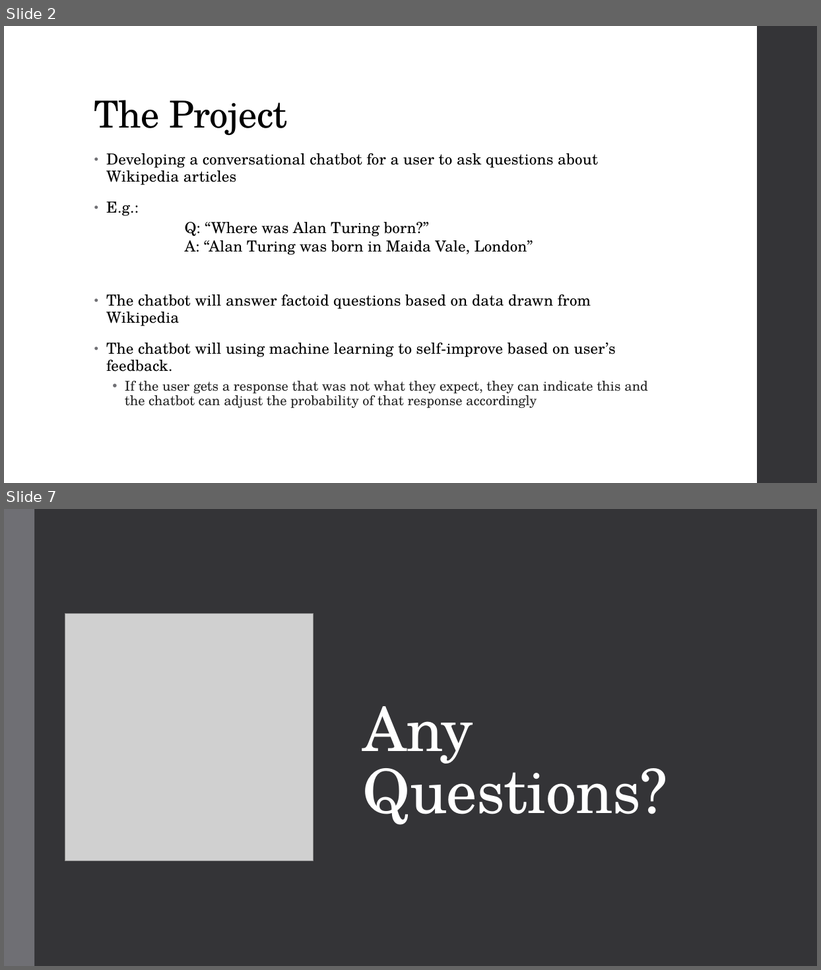
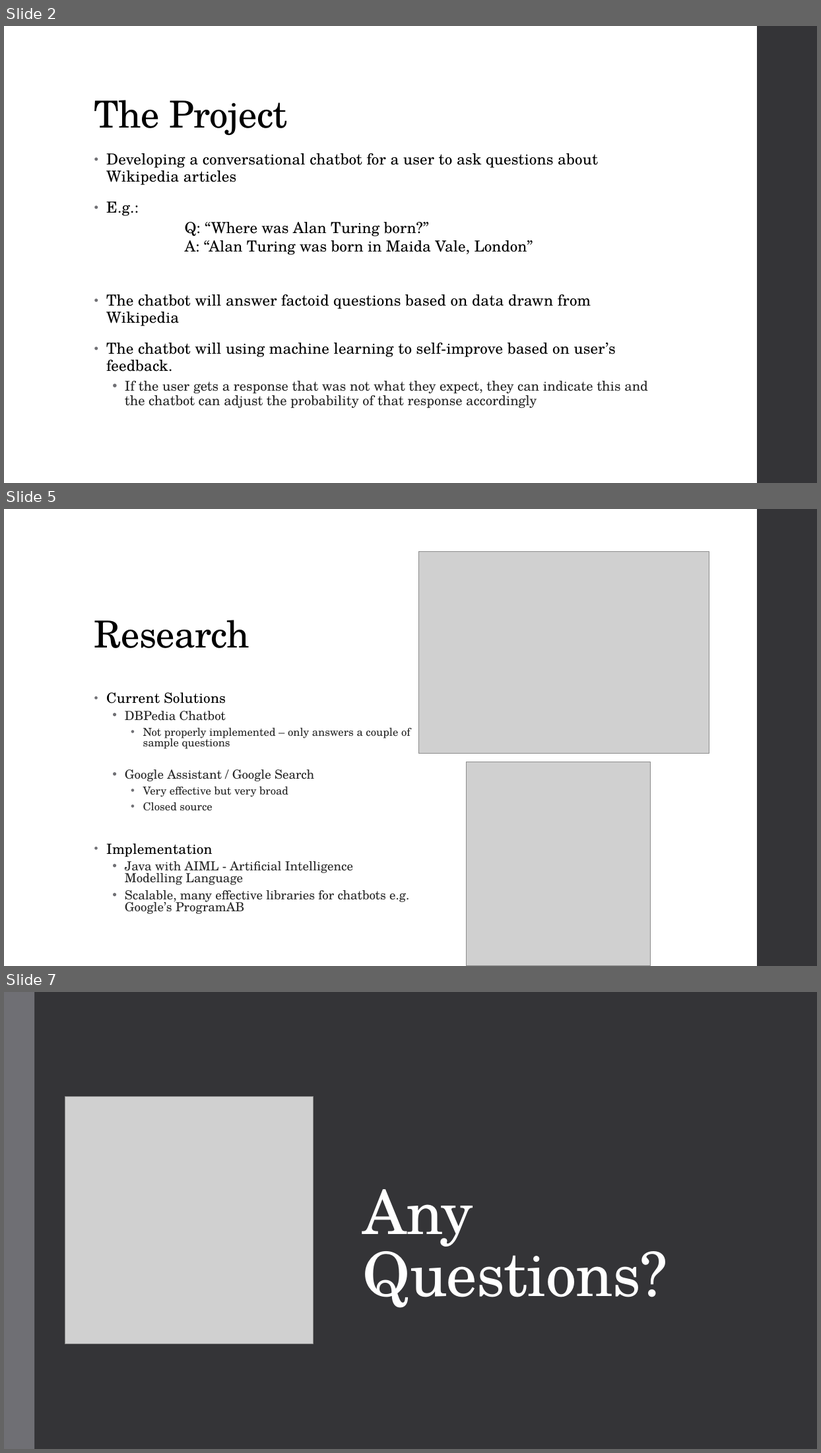
Before and after one commit to awt95/wikibot, a slide deck: Interim Presentation.pptx. Shown one above the other, each under a label of ours: slides 2 and 7 before the commit, slides 2, 5 and 7 after it; the slides between them are not shown. The pictures are 821x970 and 821x1453 pixels, drawn with LibreOffice and Linux fonts; fonts in the diff are those of the drawing; grey boxes stand for pictures. Boxes give left, top, right and bottom in pixels: in the first picture for what was removed or moved away, otherwise in the second. Text is boxed around its words. In the diff, an @@ line names an element or a change of style, - is before the commit and + after.

```diff
--- a/Interim Presentation.pptx
+++ b/Interim Presentation.pptx
@@ slide 5 added at (x1=4, y1=509, x2=817, y2=966), background #FFFFFF; not listed: 1 template element that a slide beside it also shows @@
@@ picture added at (x1=418, y1=552, x2=710, y2=754) @@
@@ title added at (x1=94, y1=620, x2=250, y2=648), 44 pt, text #000000 @@
+Research
@@ text added at (x1=106, y1=692, x2=411, y2=914), 14.8 pt, text #262626 @@
+• Current Solutions
+  • DBPedia Chatbot
+    • Not properly implemented – only answers a couple of sample questions
+  • Google Assistant / Google Search
+    • Very effective but very broad
+    • Closed source
+• Implementation
+  • Java with AIML - Artificial Intelligence Modelling Language
+  • Scalable, many effective libraries for chatbots e.g. Google’s ProgramAB
@@ picture added at (x1=467, y1=762, x2=651, y2=966) @@
```
Also in this commit, not shown: 3 slides changed, 1 slide removed, 5 other files.
